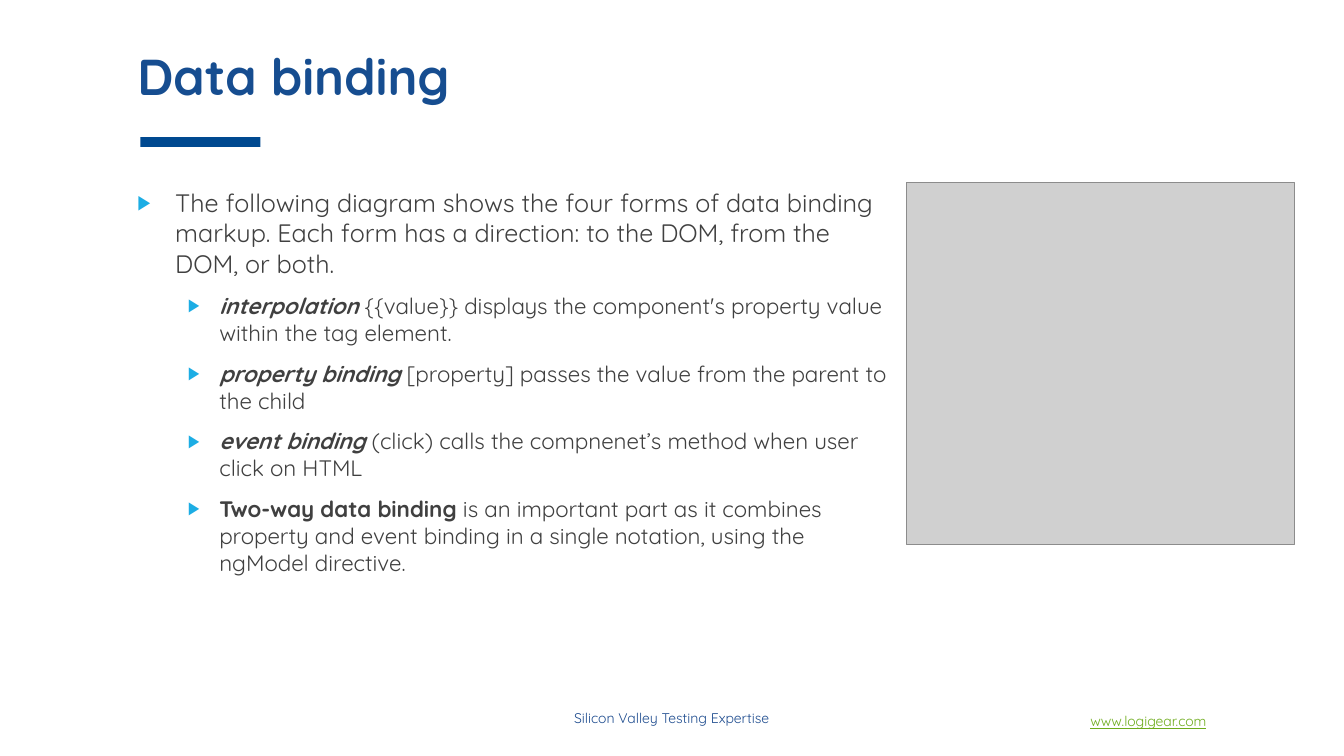
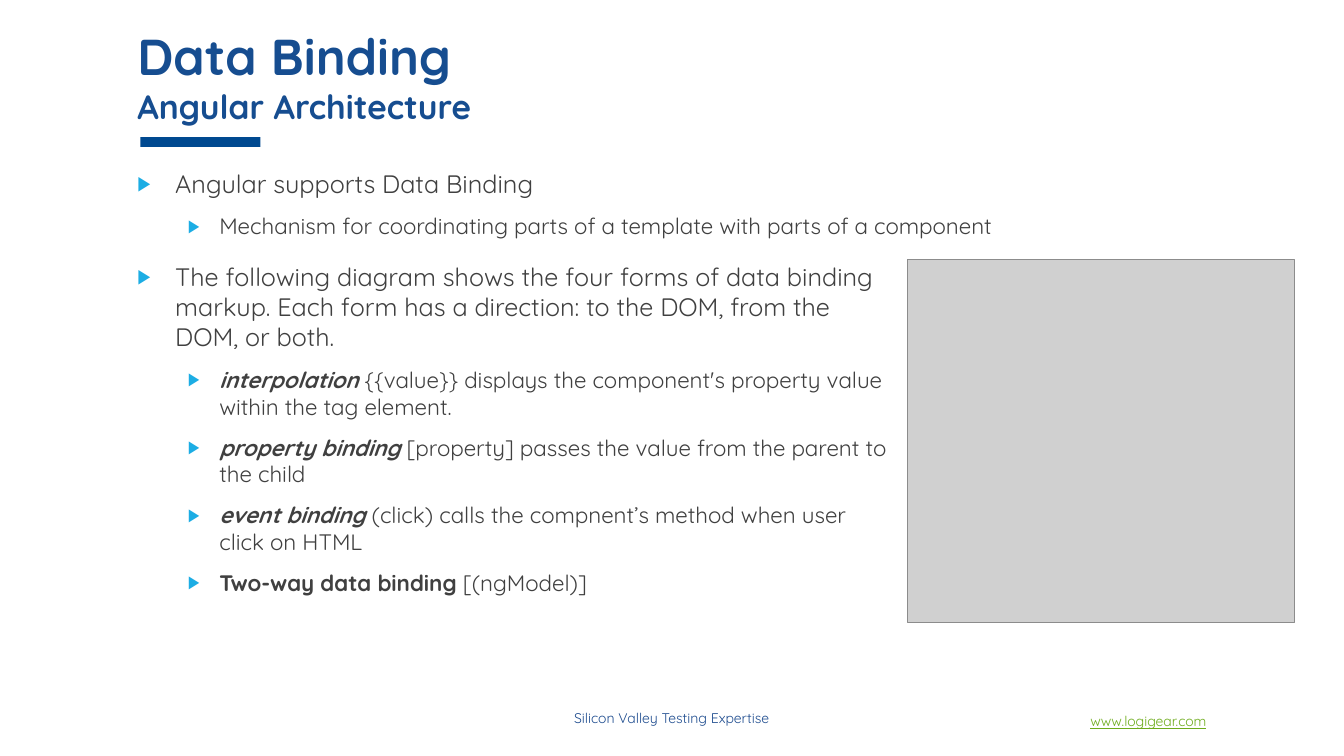
Before and after one commit to phongha1912/spring, a slide deck: slide 9 of doc/material/slides/section_2/Angular concepts.pptx (slide 16 before the commit). Drawn at 1344x756 pixels with LibreOffice and Linux fonts; fonts in the diff are those of the drawing; grey boxes stand for pictures; background and template pictures are left out. Boxes give left, top, right and bottom in pixels: in the first picture for what was removed or moved away, otherwise in the second. Text is boxed around its words. In the diff, an @@ line names an element or a change of style, - is before the commit and + after.

```diff
--- a/doc/material/slides/section_2/Angular concepts.pptx
+++ b/doc/material/slides/section_2/Angular concepts.pptx
@@ title at (x1=137, y1=37, x2=471, y2=126): text changed; size 36 to 24 pt @@
-Data binding
+Data Binding
+Angular Architecture
@@ text added at (x1=175, y1=174, x2=992, y2=239), 16 pt, text #404040 @@
+▶ Angular supports Data Binding
+  ▶ Mechanism for coordinating parts of a template with parts of a component
@@ text "The following diagram shows the ..." moved from (x1=175, y1=193, x2=887, y2=576) to (x1=175, y1=267, x2=887, y2=596) @@
@@ picture moved from (x1=907, y1=182, x2=1296, y2=544) to (x1=907, y1=260, x2=1296, y2=622) @@
@@ text at (x1=219, y1=506, x2=846, y2=596): text changed @@
-  ▶ event binding (click) calls the compnenet’s method when user click on HTML
-  ▶ Two-way data binding is an important part as it combines property and event binding in a single notation, using the ngModel directive.
+  ▶ event binding (click) calls the compnent’s method when user click on HTML
+  ▶ Two-way data binding [(ngModel)]
```
Also in this commit, not shown: 6 other slides changed, 12 slides added, 26 slides removed.
